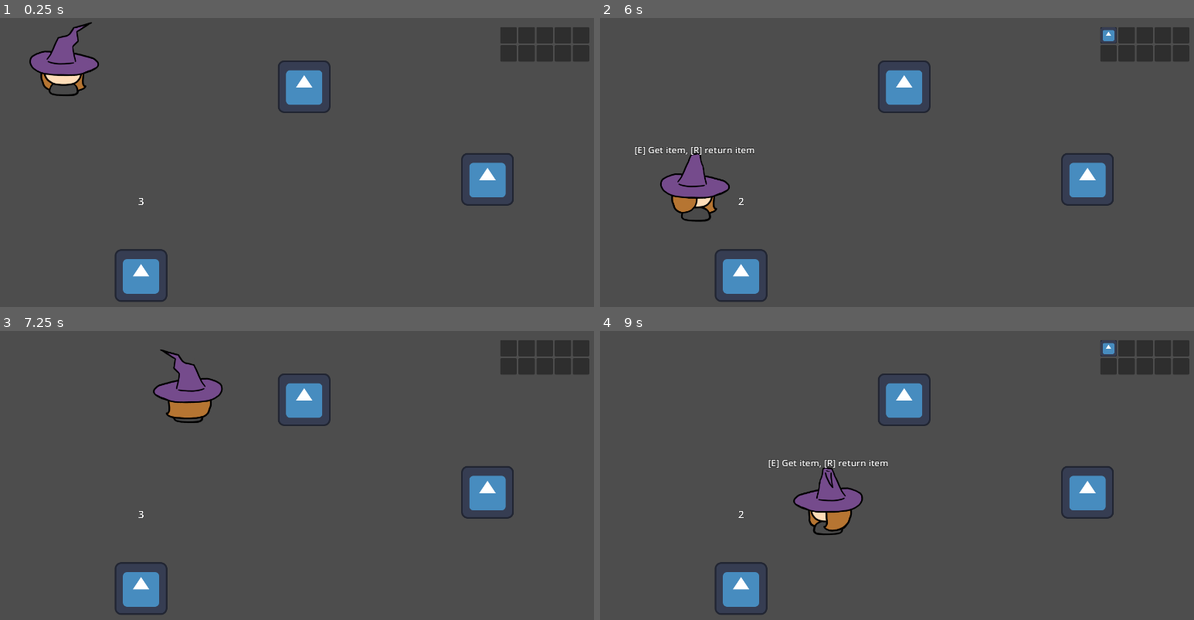
Above: before the commit, frames 1-4 (two rows, left to right).
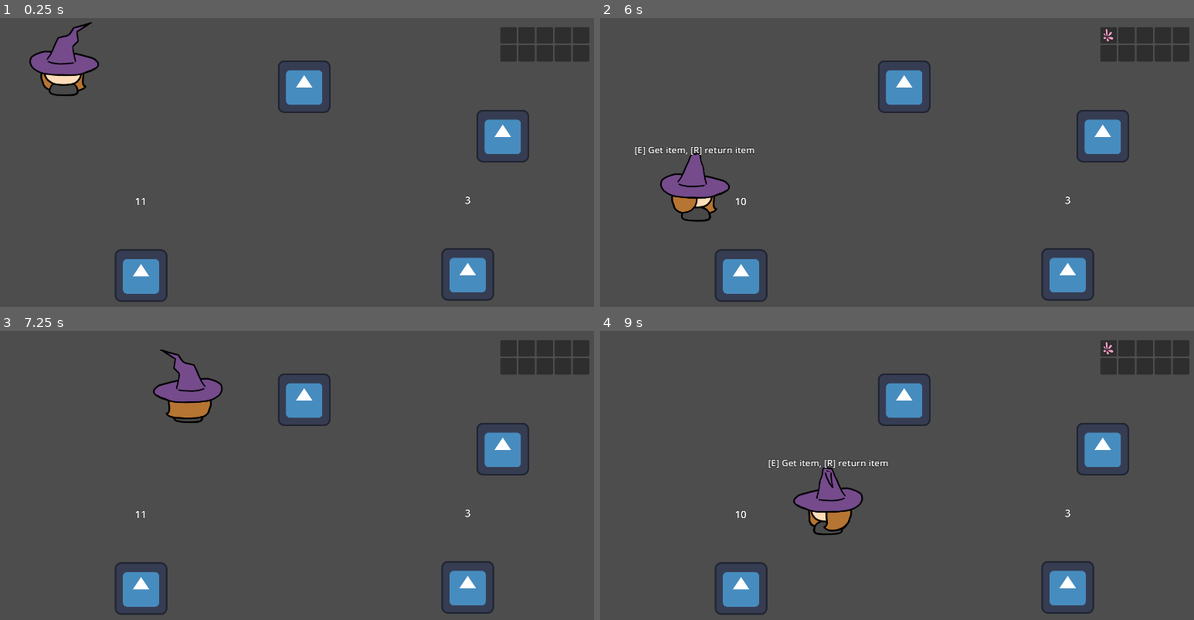
Above: after the commit, the same moments.

Repository: monaimerr/Ryhm-2
Game: Godot game, scene res://scenes/main/main.tscn
Two runs of this game, one before a commit and one after it. Both use one fixed random seed, a clock stepped at 60 frames per second and the inputs below. This scene is started directly instead of the project's main scene. The engine's default icon, where the game draws it, is replaced by a stand-in: a white triangle on a blue panel in a dark square.
Inputs (mouse positions are in pixels of both pictures, inside the frame that each line leads up to):
- Up to frame 1 (0.25 s): no input
- Up to frame 2 (6 s): tap Enter at 0.5 s; move the mouse to (1027, 165) at 0.52 s; hold D (right) 0.53-1.28 s; hold R (alternative interact) 0.53-1.28 s; click (1027, 165) at 0.67 s; move the mouse to (772, 200) at 1.27 s; hold S (down) 1.28-2.03 s; tap E (interact) at 1.35, 2.85, 3.5, 4.35, 5.85 s; move the mouse to (956, 110) at 2.02 s; hold D (right) 2.03-2.78 s; hold R (alternative interact) 2.03-2.78 s; move the mouse to (861, 249) at 2.77 s; hold W (up) 2.78-3.53 s; click (861, 249) at 2.92 s; move the mouse to (1081, 231) at 3.52 s; hold R (alternative interact) 3.53-4.28 s; hold A (left) 3.53-5.03 s; move the mouse to (706, 133) at 4.27 s; move the mouse to (926, 182) at 5.02 s; hold S (down) 5.03-5.78 s; hold R (alternative interact) 5.03-5.78 s; click (926, 182) at 5.17 s; move the mouse to (801, 98) at 5.77 s; hold D (right) from 5.78 s (still down)
- Up to frame 3 (7.25 s): move the mouse to (427, 478) at 6.52 s; release D (right) at 6.53 s; hold W (up) from 6.53 s (still down); hold R (alternative interact) from 6.53 s (still down)
- Up to frame 4 (9 s): move the mouse to (772, 513) at 7.27 s; release W (up) at 7.28 s; release R (alternative interact) at 7.28 s; hold D (right) 7.28-8.03 s; tap E (interact) at 7.35, 8, 8.85 s; click (772, 513) at 7.42 s; move the mouse to (956, 423) at 8.02 s; hold S (down) 8.03-8.78 s; hold R (alternative interact) 8.03-8.78 s; move the mouse to (861, 562) at 8.77 s; hold A (left) from 8.78 s (still down)

The runs differ from the first frame. In frame 1, 2.8% of the frame differs, in the area x 22-90%, y 31-98%; in frame 2, 3.0%, in the area x 22-90%, y 3-98%; in frame 3, 2.8%; in frame 4, 3.0%.

Commit message:
Defined ingredient/potion resource files. Adjusted ingredient shelf script

Diff:
--- /dev/null
+++ b/flask/resources/items/ingredients/birch_leaf.tres
@@ -0,0 +1,15 @@
+[gd_resource type="Resource" script_class="Item" load_steps=4 format=3 uid="uid://opo7xrv8ovos"]
+
+[ext_resource type="Script" uid="uid://b16jyki4v2h55" path="res://resources/item.gd" id="1_up6lx"]
+[ext_resource type="Texture2D" uid="uid://ih3t3ftjn5jt" path="res://art/items.png" id="2_k8j8j"]
+
+[sub_resource type="AtlasTexture" id="AtlasTexture_vr345"]
+atlas = ExtResource("2_k8j8j")
+region = Rect2(200, 0, 100, 100)
+
+[resource]
+script = ExtResource("1_up6lx")
+type = 0
+name = "Birch leaf"
+texture = SubResource("AtlasTexture_vr345")
+metadata/_custom_type_script = "uid://b16jyki4v2h55"
--- /dev/null
+++ b/flask/resources/items/ingredients/dawn_light_dust.tres
@@ -0,0 +1,15 @@
+[gd_resource type="Resource" script_class="Item" load_steps=4 format=3 uid="uid://chf0lrmjp4q24"]
+
+[ext_resource type="Script" uid="uid://b16jyki4v2h55" path="res://resources/item.gd" id="1_le6nn"]
+[ext_resource type="Texture2D" uid="uid://ih3t3ftjn5jt" path="res://art/items.png" id="2_ayfao"]
+
+[sub_resource type="AtlasTexture" id="AtlasTexture_dnlfw"]
+atlas = ExtResource("2_ayfao")
+region = Rect2(200, 200, 100, 100)
+
+[resource]
+script = ExtResource("1_le6nn")
+type = 0
+name = "Dawn light dust"
+texture = SubResource("AtlasTexture_dnlfw")
+metadata/_custom_type_script = "uid://b16jyki4v2h55"
--- /dev/null
+++ b/flask/resources/items/ingredients/hollyhock.tres
@@ -0,0 +1,15 @@
+[gd_resource type="Resource" script_class="Item" load_steps=4 format=3 uid="uid://cocyu7i1qou6"]
+
+[ext_resource type="Script" uid="uid://b16jyki4v2h55" path="res://resources/item.gd" id="1_ojbov"]
+[ext_resource type="Texture2D" uid="uid://ih3t3ftjn5jt" path="res://art/items.png" id="2_fsfvu"]
+
+[sub_resource type="AtlasTexture" id="AtlasTexture_n310n"]
+atlas = ExtResource("2_fsfvu")
+region = Rect2(400, 0, 100, 100)
+
+[resource]
+script = ExtResource("1_ojbov")
+type = 0
+name = "Hollyhock"
+texture = SubResource("AtlasTexture_n310n")
+metadata/_custom_type_script = "uid://b16jyki4v2h55"
--- /dev/null
+++ b/flask/resources/items/ingredients/lavender.tres
@@ -0,0 +1,15 @@
+[gd_resource type="Resource" script_class="Item" load_steps=4 format=3 uid="uid://bcdylw0ingc47"]
+
+[ext_resource type="Script" uid="uid://b16jyki4v2h55" path="res://resources/item.gd" id="1_imo8y"]
+[ext_resource type="Texture2D" uid="uid://ih3t3ftjn5jt" path="res://art/items.png" id="2_aoyfa"]
+
+[sub_resource type="AtlasTexture" id="AtlasTexture_6th1h"]
+atlas = ExtResource("2_aoyfa")
+region = Rect2(0, 0, 96, 104)
+
+[resource]
+script = ExtResource("1_imo8y")
+type = 0
+name = "Lavender"
+texture = SubResource("AtlasTexture_6th1h")
+metadata/_custom_type_script = "uid://b16jyki4v2h55"
--- /dev/null
+++ b/flask/resources/items/ingredients/maple_seed.tres
@@ -0,0 +1,15 @@
+[gd_resource type="Resource" script_class="Item" load_steps=4 format=3 uid="uid://dipwt20hg4jm5"]
+
+[ext_resource type="Script" uid="uid://b16jyki4v2h55" path="res://resources/item.gd" id="1_gccls"]
+[ext_resource type="Texture2D" uid="uid://ih3t3ftjn5jt" path="res://art/items.png" id="2_iep7l"]
+
+[sub_resource type="AtlasTexture" id="AtlasTexture_5iqbt"]
+atlas = ExtResource("2_iep7l")
+region = Rect2(300, 0, 100, 100)
+
+[resource]
+script = ExtResource("1_gccls")
+type = 0
+name = "Maple seed"
+texture = SubResource("AtlasTexture_5iqbt")
+metadata/_custom_type_script = "uid://b16jyki4v2h55"
--- /dev/null
+++ b/flask/resources/items/ingredients/mysterious_liquid.tres
@@ -0,0 +1,15 @@
+[gd_resource type="Resource" script_class="Item" load_steps=4 format=3 uid="uid://ch5wlo5npgnqb"]
+
+[ext_resource type="Script" uid="uid://b16jyki4v2h55" path="res://resources/item.gd" id="1_wkdgc"]
+[ext_resource type="Texture2D" uid="uid://ih3t3ftjn5jt" path="res://art/items.png" id="2_diygw"]
+
+[sub_resource type="AtlasTexture" id="AtlasTexture_mqwwo"]
+atlas = ExtResource("2_diygw")
+region = Rect2(100, 100, 100, 100)
+
+[resource]
+script = ExtResource("1_wkdgc")
+type = 0
+name = "Mysterious liquid"
+texture = SubResource("AtlasTexture_mqwwo")
+metadata/_custom_type_script = "uid://b16jyki4v2h55"
--- /dev/null
+++ b/flask/resources/items/ingredients/shard_of_intent.tres
@@ -0,0 +1,15 @@
+[gd_resource type="Resource" script_class="Item" load_steps=4 format=3 uid="uid://d03n6p3t75sim"]
+
+[ext_resource type="Script" uid="uid://b16jyki4v2h55" path="res://resources/item.gd" id="1_mtwc4"]
+[ext_resource type="Texture2D" uid="uid://ih3t3ftjn5jt" path="res://art/items.png" id="2_e7oip"]
+
+[sub_resource type="AtlasTexture" id="AtlasTexture_n4fcl"]
+atlas = ExtResource("2_e7oip")
+region = Rect2(100, 200, 100, 100)
+
+[resource]
+script = ExtResource("1_mtwc4")
+type = 0
+name = "Shard of Intent"
+texture = SubResource("AtlasTexture_n4fcl")
+metadata/_custom_type_script = "uid://b16jyki4v2h55"
--- /dev/null
+++ b/flask/resources/items/ingredients/shard_of_love.tres
@@ -0,0 +1,15 @@
+[gd_resource type="Resource" script_class="Item" load_steps=4 format=3 uid="uid://chso8ijod8yoh"]
+
+[ext_resource type="Script" uid="uid://b16jyki4v2h55" path="res://resources/item.gd" id="1_sft3l"]
+[ext_resource type="Texture2D" uid="uid://ih3t3ftjn5jt" path="res://art/items.png" id="2_gmuuc"]
+
+[sub_resource type="AtlasTexture" id="AtlasTexture_uy6ub"]
+atlas = ExtResource("2_gmuuc")
+region = Rect2(400, 100, 100, 100)
+
+[resource]
+script = ExtResource("1_sft3l")
+type = 0
+name = "Shard of Love"
+texture = SubResource("AtlasTexture_uy6ub")
+metadata/_custom_type_script = "uid://b16jyki4v2h55"
--- /dev/null
+++ b/flask/resources/items/ingredients/shard_of_nothing.tres
@@ -0,0 +1,15 @@
+[gd_resource type="Resource" script_class="Item" load_steps=4 format=3 uid="uid://ohpw0e7jts55"]
+
+[ext_resource type="Script" uid="uid://b16jyki4v2h55" path="res://resources/item.gd" id="1_1rojc"]
+[ext_resource type="Texture2D" uid="uid://ih3t3ftjn5jt" path="res://art/items.png" id="2_74nwa"]
+
+[sub_resource type="AtlasTexture" id="AtlasTexture_q115f"]
+atlas = ExtResource("2_74nwa")
+region = Rect2(0, 200, 100, 100)
+
+[resource]
+script = ExtResource("1_1rojc")
+type = 0
+name = "Shard of Nothing"
+texture = SubResource("AtlasTexture_q115f")
+metadata/_custom_type_script = "uid://b16jyki4v2h55"
--- /dev/null
+++ b/flask/resources/items/ingredients/shard_of_space.tres
@@ -0,0 +1,15 @@
+[gd_resource type="Resource" script_class="Item" load_steps=4 format=3 uid="uid://d38v75kp6eqn2"]
+
+[ext_resource type="Script" uid="uid://b16jyki4v2h55" path="res://resources/item.gd" id="1_lkssy"]
+[ext_resource type="Texture2D" uid="uid://ih3t3ftjn5jt" path="res://art/items.png" id="2_7hh8d"]
+
+[sub_resource type="AtlasTexture" id="AtlasTexture_rhdb0"]
+atlas = ExtResource("2_7hh8d")
+region = Rect2(300, 100, 100, 100)
+
+[resource]
+script = ExtResource("1_lkssy")
+type = 0
+name = "Shard of Space"
+texture = SubResource("AtlasTexture_rhdb0")
+metadata/_custom_type_script = "uid://b16jyki4v2h55"
--- /dev/null
+++ b/flask/resources/items/ingredients/shard_of_time.tres
@@ -0,0 +1,15 @@
+[gd_resource type="Resource" script_class="Item" load_steps=4 format=3 uid="uid://dgomk177f7lwq"]
+
+[ext_resource type="Script" uid="uid://b16jyki4v2h55" path="res://resources/item.gd" id="1_h2p0e"]
+[ext_resource type="Texture2D" uid="uid://ih3t3ftjn5jt" path="res://art/items.png" id="2_yrw8v"]
+
+[sub_resource type="AtlasTexture" id="AtlasTexture_p7d85"]
+atlas = ExtResource("2_yrw8v")
+region = Rect2(200, 100, 100, 100)
+
+[resource]
+script = ExtResource("1_h2p0e")
+type = 0
+name = "Shard of Time"
+texture = SubResource("AtlasTexture_p7d85")
+metadata/_custom_type_script = "uid://b16jyki4v2h55"
--- /dev/null
+++ b/flask/resources/items/ingredients/spruce_needle.tres
@@ -0,0 +1,15 @@
+[gd_resource type="Resource" script_class="Item" load_steps=4 format=3 uid="uid://dqv00f01xb3wy"]
+
+[ext_resource type="Script" uid="uid://b16jyki4v2h55" path="res://resources/item.gd" id="1_k2fcm"]
+[ext_resource type="Texture2D" uid="uid://ih3t3ftjn5jt" path="res://art/items.png" id="2_f1uas"]
+
+[sub_resource type="AtlasTexture" id="AtlasTexture_sat4c"]
+atlas = ExtResource("2_f1uas")
+region = Rect2(100, 0, 100, 100)
+
+[resource]
+script = ExtResource("1_k2fcm")
+type = 0
+name = "Spruce needle"
+texture = SubResource("AtlasTexture_sat4c")
+metadata/_custom_type_script = "uid://b16jyki4v2h55"
--- /dev/null
+++ b/flask/resources/items/ingredients/twilight_glow_dust.tres
@@ -0,0 +1,15 @@
+[gd_resource type="Resource" script_class="Item" load_steps=4 format=3 uid="uid://0p1c04e2kk82"]
+
+[ext_resource type="Script" uid="uid://b16jyki4v2h55" path="res://resources/item.gd" id="1_frg32"]
+[ext_resource type="Texture2D" uid="uid://ih3t3ftjn5jt" path="res://art/items.png" id="2_mqmxe"]
+
+[sub_resource type="AtlasTexture" id="AtlasTexture_2cx8s"]
+atlas = ExtResource("2_mqmxe")
+region = Rect2(300, 200, 100, 100)
+
+[resource]
+script = ExtResource("1_frg32")
+type = 0
+name = "Twilight glow dust"
+texture = SubResource("AtlasTexture_2cx8s")
+metadata/_custom_type_script = "uid://b16jyki4v2h55"
--- /dev/null
+++ b/flask/resources/items/ingredients/water.tres
@@ -0,0 +1,15 @@
+[gd_resource type="Resource" script_class="Item" load_steps=4 format=3 uid="uid://dir4rvtkb8uei"]
+
+[ext_resource type="Script" uid="uid://b16jyki4v2h55" path="res://resources/item.gd" id="1_smimn"]
+[ext_resource type="Texture2D" uid="uid://ih3t3ftjn5jt" path="res://art/items.png" id="2_fxkgv"]
+
+[sub_resource type="AtlasTexture" id="AtlasTexture_8ntjp"]
+atlas = ExtResource("2_fxkgv")
+region = Rect2(0, 100, 100, 100)
+
+[resource]
+script = ExtResource("1_smimn")
+type = 0
+name = "Water"
+texture = SubResource("AtlasTexture_8ntjp")
+metadata/_custom_type_script = "uid://b16jyki4v2h55"
--- /dev/null
+++ b/flask/resources/items/potions/potion_of_everything.tres
@@ -0,0 +1,15 @@
+[gd_resource type="Resource" script_class="Item" load_steps=4 format=3 uid="uid://cgnuedvvcr2cs"]
+
+[ext_resource type="Script" uid="uid://b16jyki4v2h55" path="res://resources/item.gd" id="1_8wm0q"]
+[ext_resource type="Texture2D" uid="uid://ih3t3ftjn5jt" path="res://art/items.png" id="2_6ffuf"]
+
+[sub_resource type="AtlasTexture" id="AtlasTexture_y7eto"]
+atlas = ExtResource("2_6ffuf")
+region = Rect2(400, 300, 100, 100)
+
+[resource]
+script = ExtResource("1_8wm0q")
+type = 1
+name = "Potion of Everything"
+texture = SubResource("AtlasTexture_y7eto")
+metadata/_custom_type_script = "uid://b16jyki4v2h55"
--- /dev/null
+++ b/flask/resources/items/potions/potion_of_healing.tres
@@ -0,0 +1,15 @@
+[gd_resource type="Resource" script_class="Item" load_steps=4 format=3 uid="uid://coi55bypfaglu"]
+
+[ext_resource type="Script" uid="uid://b16jyki4v2h55" path="res://resources/item.gd" id="1_p7ir5"]
+[ext_resource type="Texture2D" uid="uid://ih3t3ftjn5jt" path="res://art/items.png" id="2_dyc35"]
+
+[sub_resource type="AtlasTexture" id="AtlasTexture_axi14"]
+atlas = ExtResource("2_dyc35")
+region = Rect2(300, 300, 100, 100)
+
+[resource]
+script = ExtResource("1_p7ir5")
+type = 1
+name = "Potion of Healing"
+texture = SubResource("AtlasTexture_axi14")
+metadata/_custom_type_script = "uid://b16jyki4v2h55"
--- /dev/null
+++ b/flask/resources/items/potions/potion_of_ill_intent.tres
@@ -0,0 +1,15 @@
+[gd_resource type="Resource" script_class="Item" load_steps=4 format=3 uid="uid://bq0vknnoeyhye"]
+
+[ext_resource type="Script" uid="uid://b16jyki4v2h55" path="res://resources/item.gd" id="1_20hyf"]
+[ext_resource type="Texture2D" uid="uid://ih3t3ftjn5jt" path="res://art/items.png" id="2_61sew"]
+
+[sub_resource type="AtlasTexture" id="AtlasTexture_8huif"]
+atlas = ExtResource("2_61sew")
+region = Rect2(0, 300, 100, 100)
+
+[resource]
+script = ExtResource("1_20hyf")
+type = 1
+name = "Potion of Ill intent"
+texture = SubResource("AtlasTexture_8huif")
+metadata/_custom_type_script = "uid://b16jyki4v2h55"
--- /dev/null
+++ b/flask/resources/items/potions/potion_of_invisibility.tres
@@ -0,0 +1,15 @@
+[gd_resource type="Resource" script_class="Item" load_steps=4 format=3 uid="uid://xhg5hulm7jil"]
+
+[ext_resource type="Script" uid="uid://b16jyki4v2h55" path="res://resources/item.gd" id="1_66a1l"]
+[ext_resource type="Texture2D" uid="uid://ih3t3ftjn5jt" path="res://art/items.png" id="2_i16g8"]
+
+[sub_resource type="AtlasTexture" id="AtlasTexture_s37qa"]
+atlas = ExtResource("2_i16g8")
+region = Rect2(200, 300, 100, 100)
+
+[resource]
+script = ExtResource("1_66a1l")
+type = 1
+name = "Potion of Invisibility"
+texture = SubResource("AtlasTexture_s37qa")
+metadata/_custom_type_script = "uid://b16jyki4v2h55"
--- /dev/null
+++ b/flask/resources/items/potions/potion_of_love.tres
@@ -0,0 +1,15 @@
+[gd_resource type="Resource" script_class="Item" load_steps=4 format=3 uid="uid://cyniush75ndxt"]
+
+[ext_resource type="Script" uid="uid://b16jyki4v2h55" path="res://resources/item.gd" id="1_dvjma"]
+[ext_resource type="Texture2D" uid="uid://ih3t3ftjn5jt" path="res://art/items.png" id="2_1q6gw"]
+
+[sub_resource type="AtlasTexture" id="AtlasTexture_mn1tp"]
+atlas = ExtResource("2_1q6gw")
+region = Rect2(400, 200, 100, 100)
+
+[resource]
+script = ExtResource("1_dvjma")
+type = 1
+name = "Potion of Love"
+texture = SubResource("AtlasTexture_mn1tp")
+metadata/_custom_type_script = "uid://b16jyki4v2h55"
--- /dev/null
+++ b/flask/resources/items/potions/potion_of_strength.tres
@@ -0,0 +1,15 @@
+[gd_resource type="Resource" script_class="Item" load_steps=4 format=3 uid="uid://ba1rtpx22wx7t"]
+
+[ext_resource type="Script" uid="uid://b16jyki4v2h55" path="res://resources/item.gd" id="1_cr722"]
+[ext_resource type="Texture2D" uid="uid://ih3t3ftjn5jt" path="res://art/items.png" id="2_73a1s"]
+
+[sub_resource type="AtlasTexture" id="AtlasTexture_kr0jw"]
+atlas = ExtResource("2_73a1s")
+region = Rect2(100, 300, 100, 100)
+
+[resource]
+script = ExtResource("1_cr722")
+type = 1
+name = "Potion of Strength"
+texture = SubResource("AtlasTexture_kr0jw")
+metadata/_custom_type_script = "uid://b16jyki4v2h55"
--- a/flask/scenes/main/main.tscn
+++ b/flask/scenes/main/main.tscn
@@ -6,6 +6,8 @@
 [ext_resource type="PackedScene" uid="uid://clx5pfo6e6oah" path="res://scenes/entities/objects/test_object_2.tscn" id="4_hujxm"]
 [ext_resource type="PackedScene" uid="uid://bf1qppornvxyf" path="res://scenes/UI/inventory/inventory.tscn" id="4_ow5a4"]
 [ext_resource type="PackedScene" uid="uid://blmjpbbqnu2ra" path="res://scenes/entities/objects/ingredient_shelf.tscn" id="5_6q06x"]
+[ext_resource type="Resource" uid="uid://cocyu7i1qou6" path="res://resources/items/ingredients/hollyhock.tres" id="6_hujxm"]
+[ext_resource type="Resource" uid="uid://bcdylw0ingc47" path="res://resources/items/ingredients/lavender.tres" id="8_yyfjg"]
 
 [node name="Main" type="Node"]
 script = ExtResource("1_l3cfh")
@@ -17,13 +19,19 @@
 position = Vector2(192, 128)
 
 [node name="TestObject2" parent="." instance=ExtResource("4_hujxm")]
-position = Vector2(1219, 392)
+position = Vector2(1256, 287)
 
 [node name="IngredientShelf" parent="." instance=ExtResource("5_6q06x")]
 position = Vector2(378, 626)
+item = ExtResource("6_hujxm")
+item_count = 11
 
 [node name="Inventory" parent="." instance=ExtResource("4_ow5a4")]
 offset_left = 1250.0
 offset_top = 22.0
 offset_right = 1250.0
 offset_bottom = 22.0
+
+[node name="IngredientShelf2" parent="." instance=ExtResource("5_6q06x")]
+position = Vector2(1171, 623)
+item = ExtResource("8_yyfjg")
--- a/flask/scripts/entities/objects/ingredient shelf/ingredients_shelf.gd
+++ b/flask/scripts/entities/objects/ingredient shelf/ingredients_shelf.gd
@@ -11,11 +11,7 @@
 @export var item: Item
 @export var item_count: int = 3
 @export var texture: Texture2D
-
-var player_item_count: int = 0
-
 @onready var sprite_2d: Sprite2D = $Sprite2D
-
 
 
 func _ready() -> void:
@@ -26,20 +22,15 @@
 
 
 func _on_interact():
-
-	if item.type == Item.Type.INGREDIENT and item_count > 0:
-		InventoryManager.add_item(item)
-		item_count = item_count - 1
-		player_item_count = player_item_count + 1
-		print(item_count)
-		count_label.text = str(item_count)
+	if item_count > 0:
+		if InventoryManager.add_item(item):
+			item_count = item_count - 1
+			print(item_count)
+			count_label.text = str(item_count)
 
 
 func _on_interact2():
-
-	if item.type == Item.Type.INGREDIENT and player_item_count > 0:
-		InventoryManager.remove_item(item)
+	if InventoryManager.remove_item(item):
 		item_count = item_count + 1
-		player_item_count = player_item_count - 1
 		print(item_count)
 		count_label.text = str(item_count)
Not shown: 1 places in flask/scenes/main/main.tscn that only renumber resources
